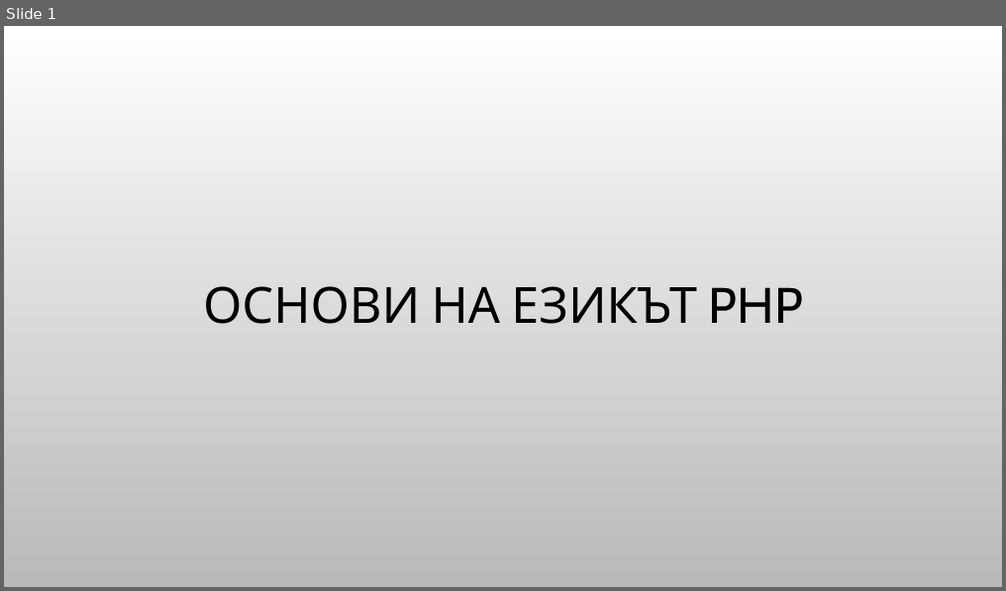
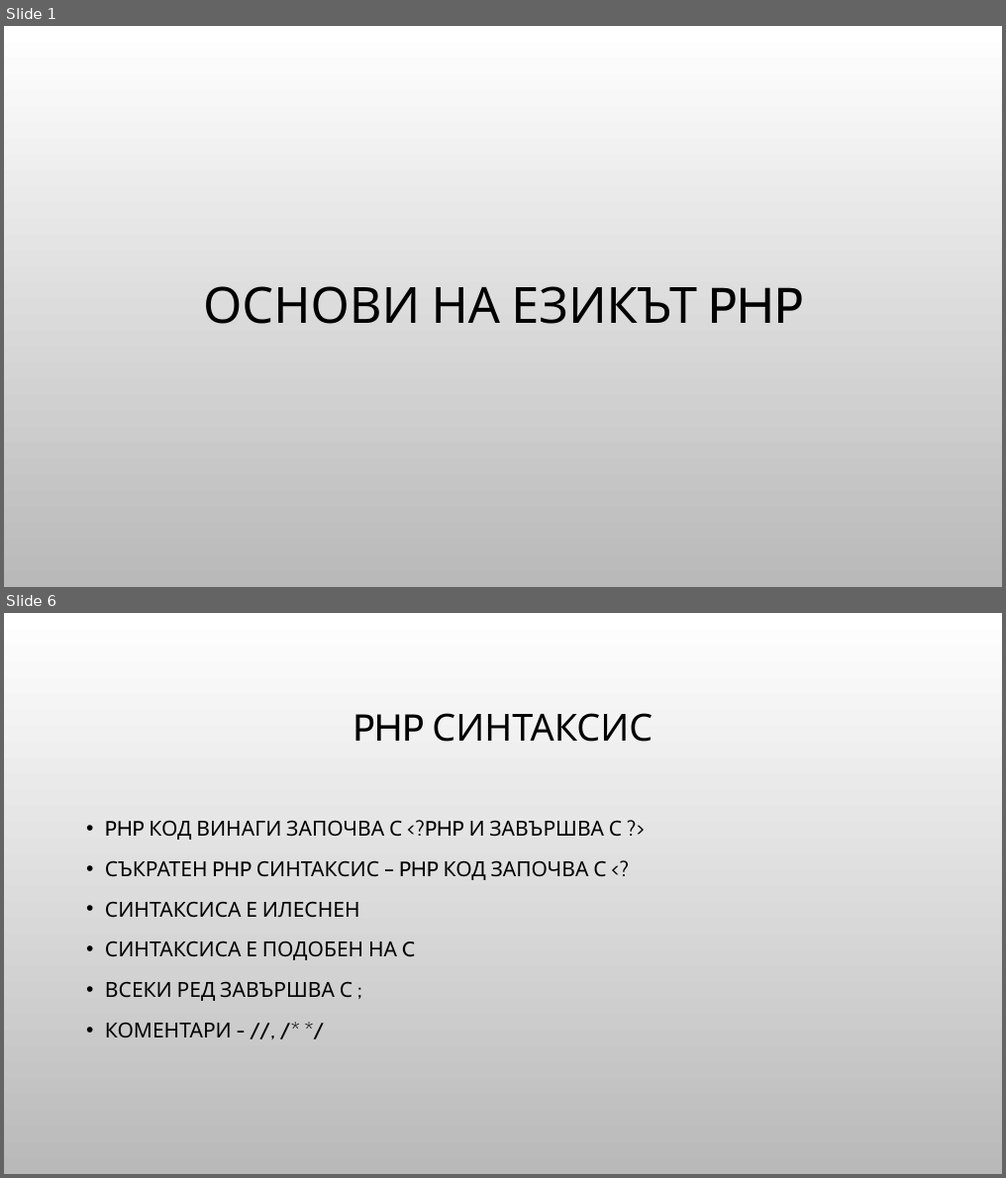
Before and after one commit to Bilyukov/php-mysql-course, a slide deck: 04.php-basics.pptx. Shown one above the other, each under a label of ours: slide 1 before the commit, slides 1 and 6 after it; the slides between them are not shown. The pictures are 1006x591 and 1006x1178 pixels, drawn with LibreOffice and Linux fonts; fonts in the diff are those of the drawing; background and template pictures are left out. Boxes give left, top, right and bottom in pixels: in the first picture for what was removed or moved away, otherwise in the second. Text is boxed around its words. In the diff, an @@ line names an element or a change of style, - is before the commit and + after.

```diff
--- a/04.php-basics.pptx
+++ b/04.php-basics.pptx
@@ slide 6 added at bbox=[4, 613, 1002, 1174], background picture (left out) @@
@@ title added at bbox=[353, 713, 652, 742], 36 pt, text #000000 @@
+PHP СИНТАКСИС
@@ text added at bbox=[105, 820, 622, 1038], 20 pt, text #000000 @@
+• PHP КОД ВИНАГИ ЗАПОЧВА С <?PHP И ЗАВЪРШВА С ?>
+• СЪКРАТЕН PHP СИНТАКСИС – PHP КОД ЗАПОЧВА С <?
+• СИНТАКСИСА Е ИЛЕСНЕН
+• СИНТАКСИСА Е ПОДОБЕН НА C
+• ВСЕКИ РЕД ЗАВЪРШВА С ;
+• КОМЕНТАРИ - //, /* */
```
Also in this commit, not shown: 1 slide changed, 3 other slides added, 1 slide removed, 4 other files.
